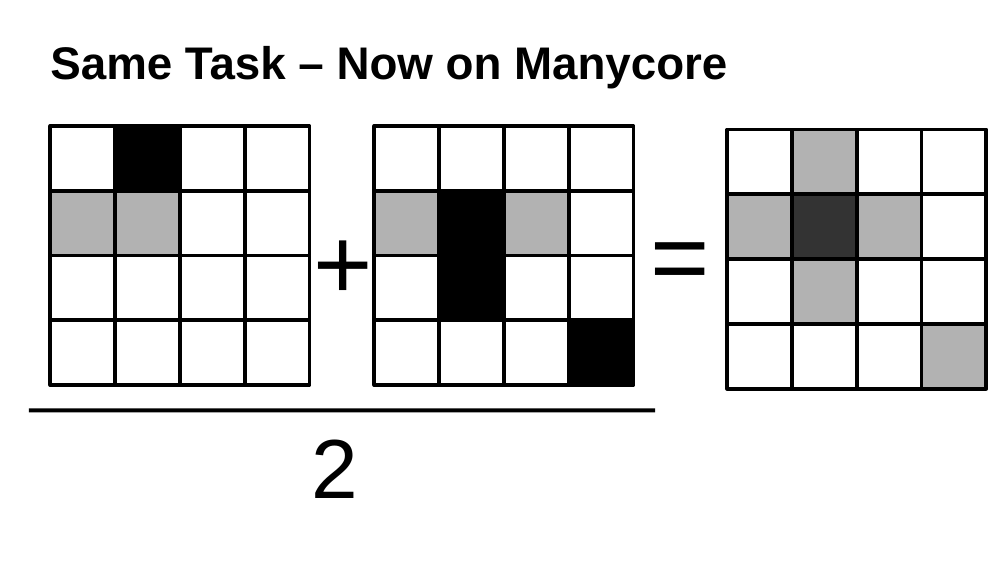
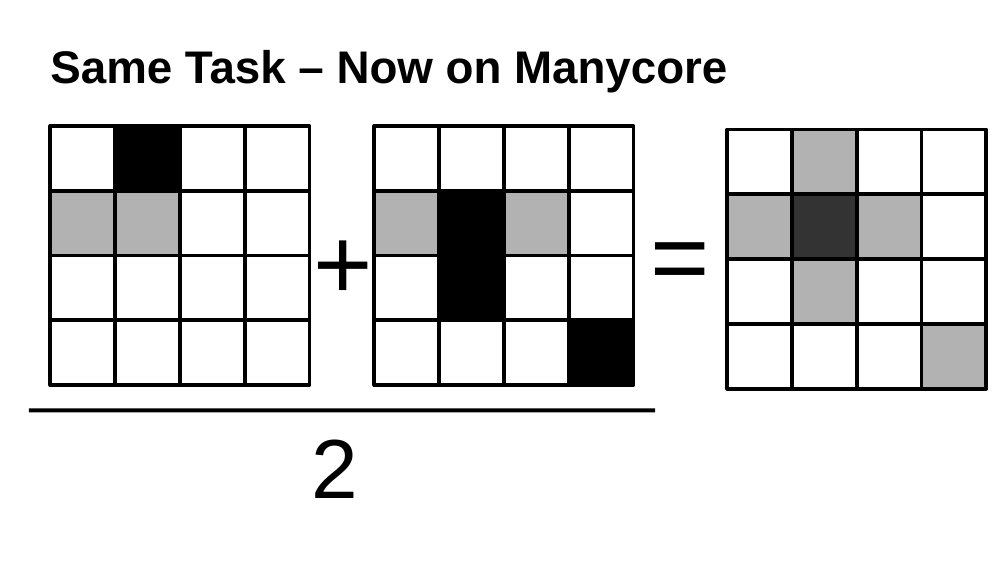
Before and after one commit to ax3l/datenspuren_2016, a slide deck: slide 55 of Slides.odp (slide 28 before the commit). Drawn at 1008x567 pixels with LibreOffice and Linux fonts; fonts in the diff are those of the drawing; background and template pictures are left out. Boxes give left, top, right and bottom in pixels: in the first picture for what was removed or moved away, otherwise in the second. Text is boxed around its words. In the diff, an @@ line names an element or a change of style, - is before the commit and + after.

```diff
--- a/Slides.odp
+++ b/Slides.odp
@@ title "Same Task – Now on ...": place and size @@
-title "Same Task – Now on ..." at bbox=[50, 46, 727, 89]
+title "Same Task – Now on ..." at bbox=[50, 50, 727, 92]
```
Also in this commit, not shown: 16 other slides changed, 35 slides added, 4 slides removed.
